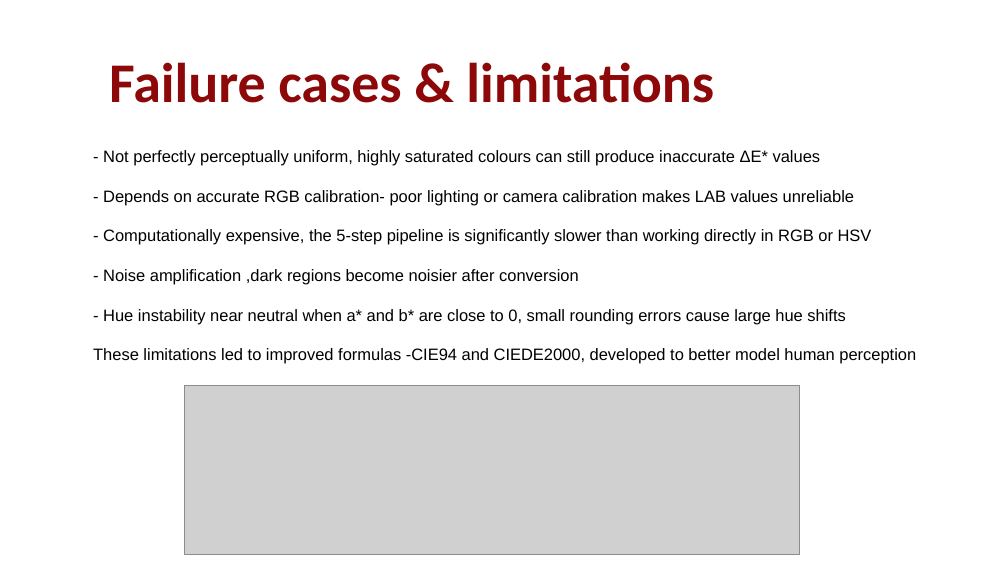
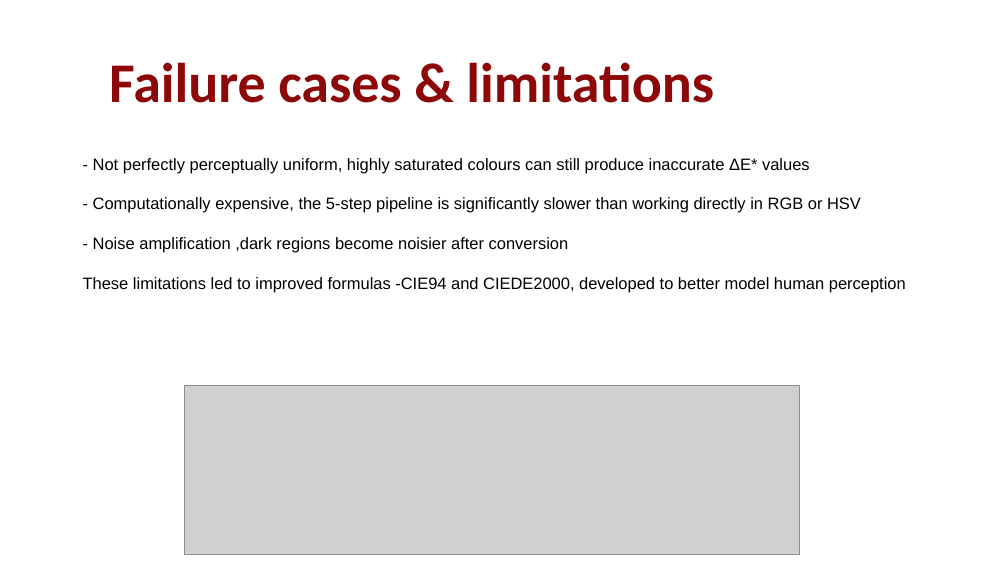
Before and after one commit to romeybajada/cv_colour_models, a slide deck: slide 21 of slides.pptx. Drawn at 1008x567 pixels with LibreOffice and Linux fonts; fonts in the diff are those of the drawing; grey boxes stand for pictures; background and template pictures are left out. Boxes give left, top, right and bottom in pixels: in the first picture for what was removed or moved away, otherwise in the second. Text is boxed around its words. In the diff, an @@ line names an element or a change of style, - is before the commit and + after.

Commit message:
Powerpoint touchup

```diff
--- a/slides.pptx
+++ b/slides.pptx
@@ text "- Not perfectly perceptually uniform, ...": place and size @@
-text "- Not perfectly perceptually uniform, ..." at (93, 150, 916, 364)
+text "- Not perfectly perceptually uniform, ..." at (83, 158, 906, 292)
@@ text at (103, 190, 854, 205): paragraph removed @@
-- Depends on accurate RGB calibration- poor lighting or camera calibration makes LAB values unreliable
@@ text at (103, 309, 845, 324): paragraph removed @@
-- Hue instability near neutral when a* and b* are close to 0, small rounding errors cause large hue shifts
```
Also in this commit, not shown: 1 other file.
